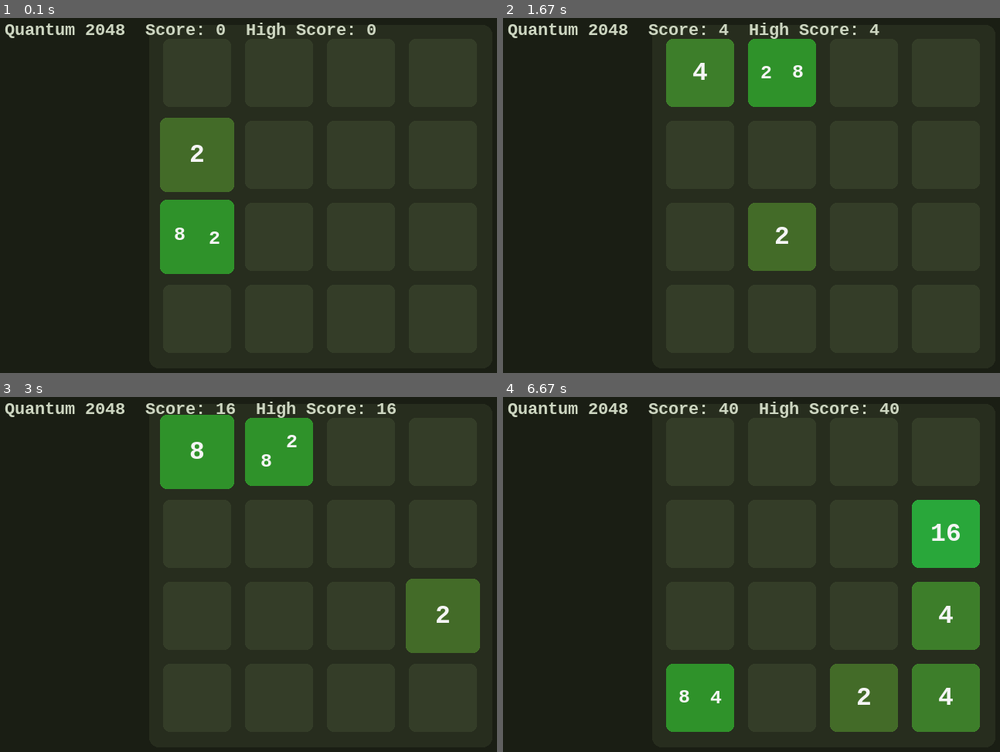
Above: before the commit, frames 1-4 (two rows, left to right).
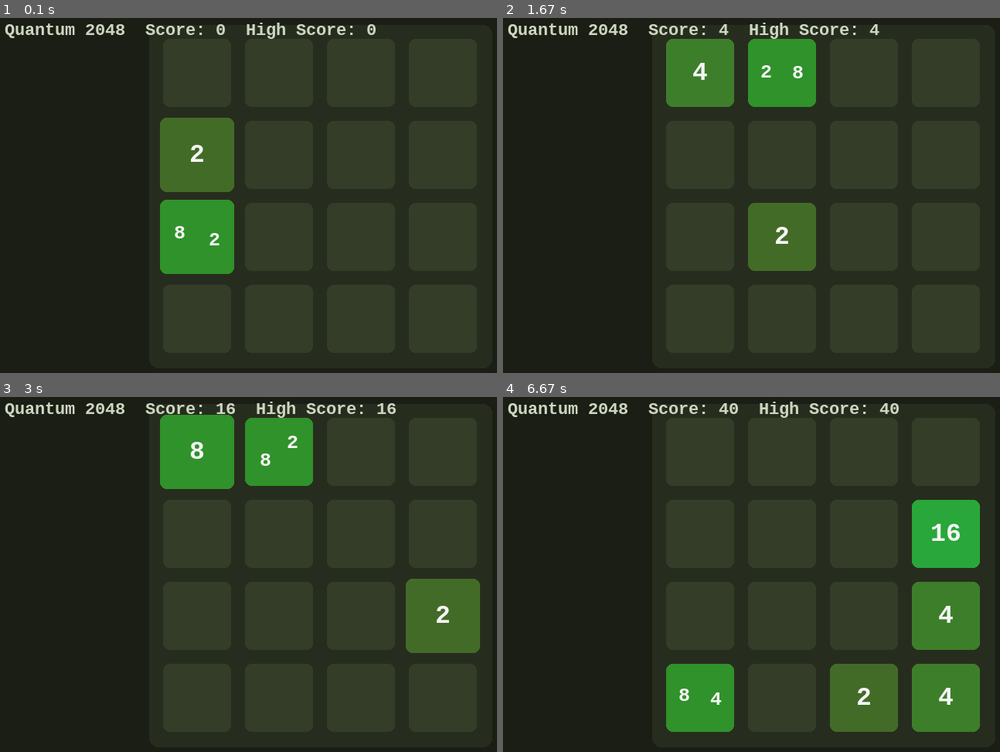
Above: after the commit, the same moments.

Repository: betmma/VideoWorldModelTest
Game: pygame game, started from games/g2048s/game_quantum.py
Two runs of this game, one before a commit and one after it. Both use one fixed random seed, a clock stepped at 60 frames per second and the inputs below.
Inputs:
- Up to frame 1 (0.1 s): no input
- Up to frame 2 (1.67 s): tap Enter at 0.33 s
- Up to frame 3 (3 s): no input
- Up to frame 4 (6.67 s): no input

The runs differ from the first frame. In frame 1, 0.1% of the frame differs, in the area x 35-45%, y 58-65%; in frame 2, less than 0.1%; in frame 3, less than 0.1%; in frame 4, less than 0.1%.

Commit message:
remove tick waiting for pygame in headless mode

Diff:
--- a/games/g2048s/game_quantum.py
+++ b/games/g2048s/game_quantum.py
@@ -14,6 +14,8 @@
 
 
 class QuantumTile(Tile):
+    orbit_time_seconds = 0.0
+
     def draw(
         self,
         screen: pygame.Surface,
@@ -53,7 +55,7 @@
         font_size = 28 if len(values) == 2 else 24 if len(values) == 3 else 20
         font = pygame.font.SysFont("consolas", font_size, bold=True)
         center_x, center_y = tile_rect.center
-        t = pygame.time.get_ticks() / 1000.0
+        t = self.orbit_time_seconds
         base_angle = t * 1.9
         step = (2.0 * math.pi) / len(values)
 
@@ -81,6 +83,10 @@
 
     def _make_tile(self, value: Any, r: int, c: int) -> Tile:
         return QuantumTile(value, r, c)
+
+    def draw(self) -> None:
+        QuantumTile.orbit_time_seconds = self.frame_index / float(self.fps)
+        super().draw()
 
     def _tile_options(self, value: Any) -> list[Any]:
         if isinstance(value, tuple):
--- a/pygameRunner.py
+++ b/pygameRunner.py
@@ -70,6 +70,8 @@
         pygame.display.flip()
 
     def _tick(self) -> None:
+        if self.game.headless:
+            return
         self.game.clock.tick(self.game.fps)
 
     def _quit(self) -> None:
